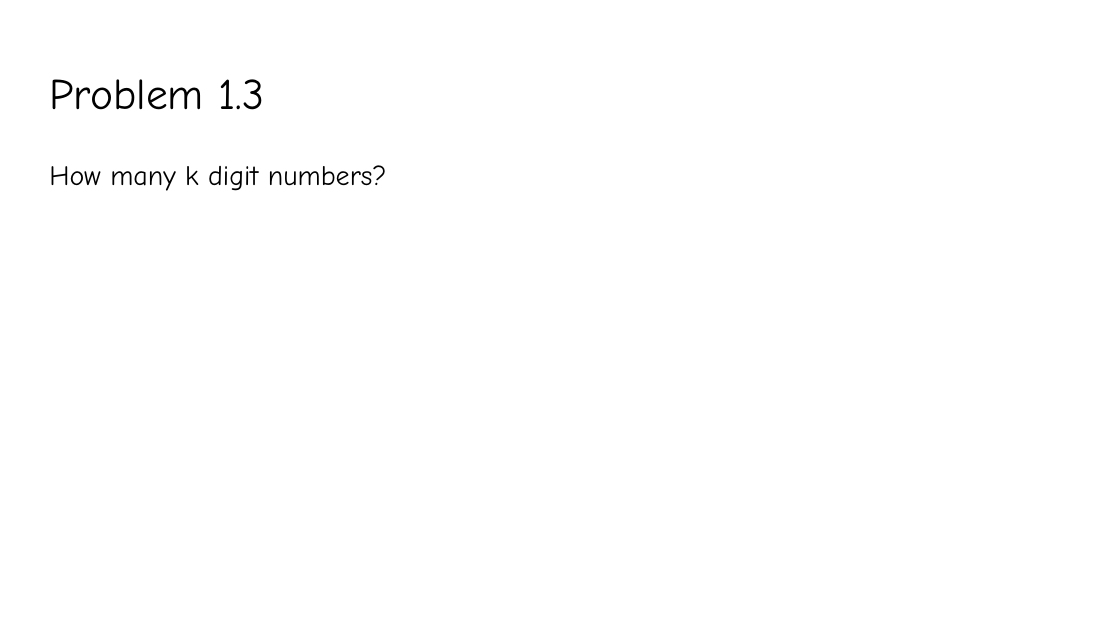
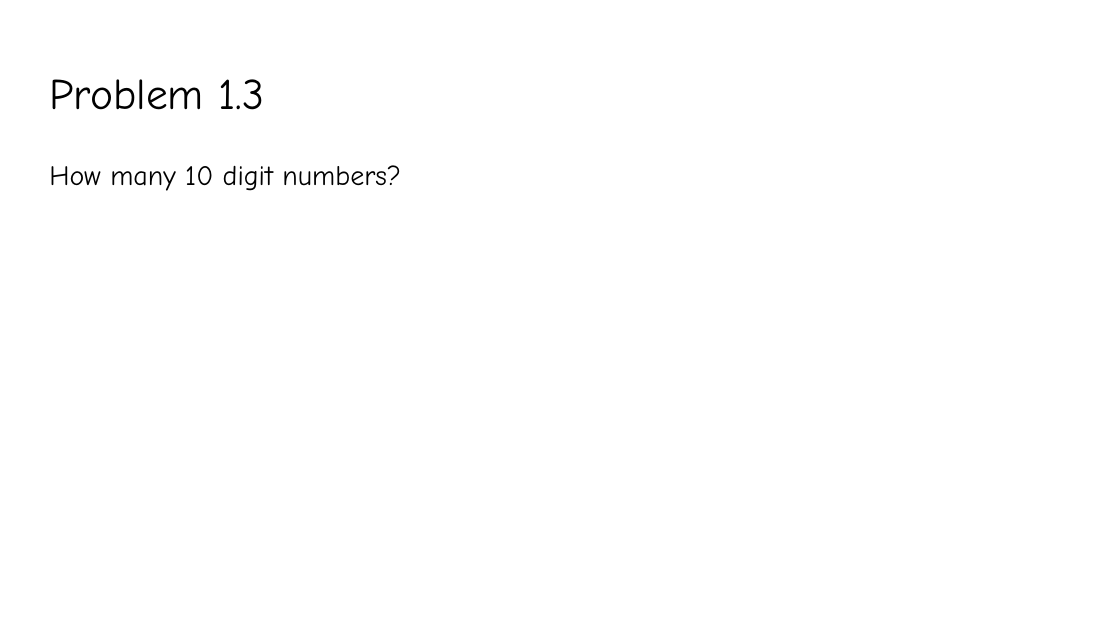
Before and after one commit to YeasirRayhanPrince/yeasirrayhanprince.github.io, a slide deck: slide 5 of cse106/slides/Lecture7.pptx. Drawn at 1120x630 pixels with LibreOffice and Linux fonts; fonts in the diff are those of the drawing. Boxes give left, top, right and bottom in pixels: in the first picture for what was removed or moved away, otherwise in the second. Text is boxed around its words. In the diff, an @@ line names an element or a change of style, - is before the commit and + after.

```diff
--- a/cse106/slides/Lecture7.pptx
+++ b/cse106/slides/Lecture7.pptx
@@ text at [49, 165, 401, 191]: text changed @@
-How many k digit numbers?
+How many 10 digit numbers?
```
Also in this commit, not shown: 4 other slides changed, 3 slides added, 2 slides removed, 2 other files.
